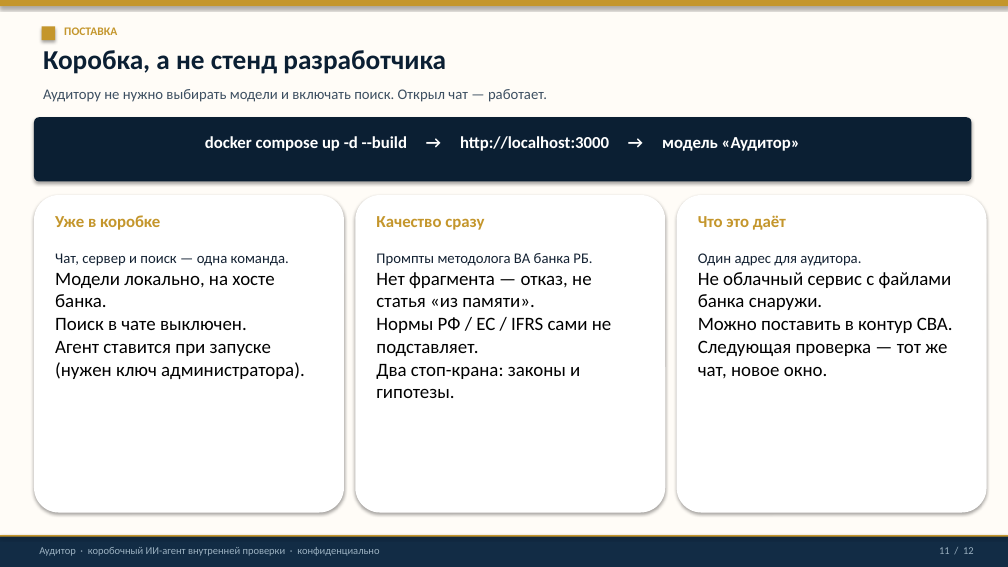
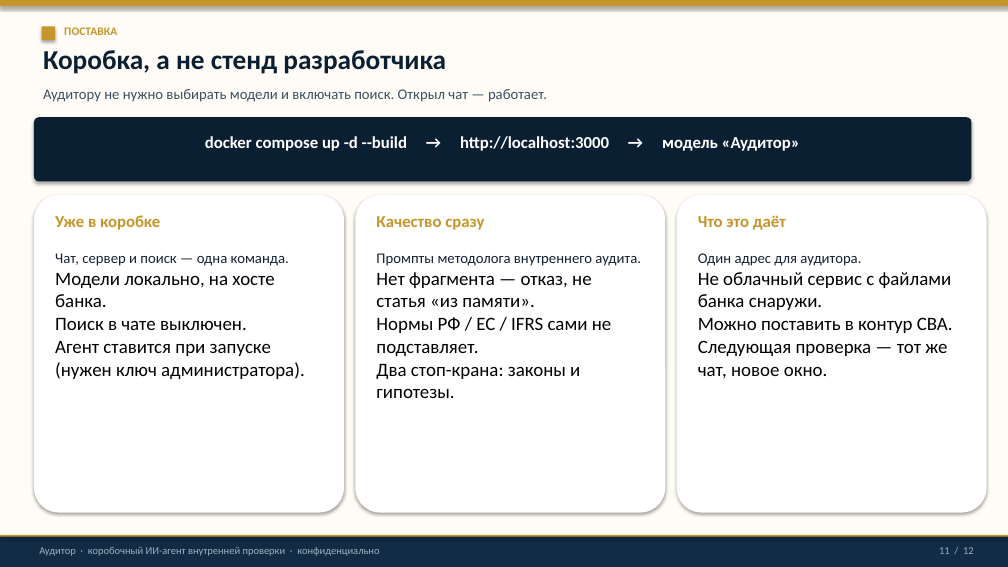
Before and after one commit to sweetd0vee/audit-tools, a slide deck: slide 11 of docs/Аудитор_ИИ-агент_презентация.pptx. Drawn at 1008x567 pixels with LibreOffice and Linux fonts; fonts in the diff are those of the drawing. Boxes give left, top, right and bottom in pixels: in the first picture for what was removed or moved away, otherwise in the second. Text is boxed around its words. In the diff, an @@ line names an element or a change of style, - is before the commit and + after.

```diff
--- a/docs/Аудитор_ИИ-агент_презентация.pptx
+++ b/docs/Аудитор_ИИ-агент_презентация.pptx
@@ text at <box>376,253,641,398</box>: text changed @@
-Промпты методолога ВА банка РБ.
-Нет фрагмента — отказ, не статья «из памяти».
-Нормы РФ / ЕС / IFRS сами не подставляет.
-Два стоп-крана: законы и гипотезы.
+Промпты методолога внутреннего аудита.
+Нет фрагмента — отказ, не статья «из памяти».
+Нормы РФ / ЕС / IFRS сами не подставляет.
+Два стоп-крана: законы и гипотезы.
```
Also in this commit, not shown: 4 other slides changed, 29 other files.
